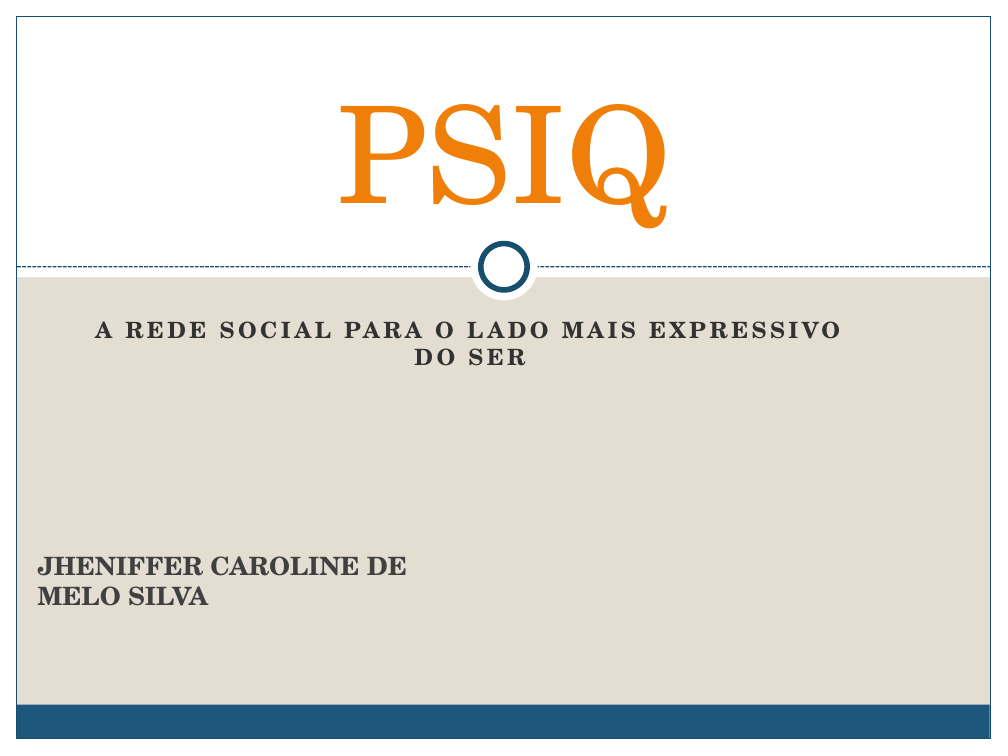
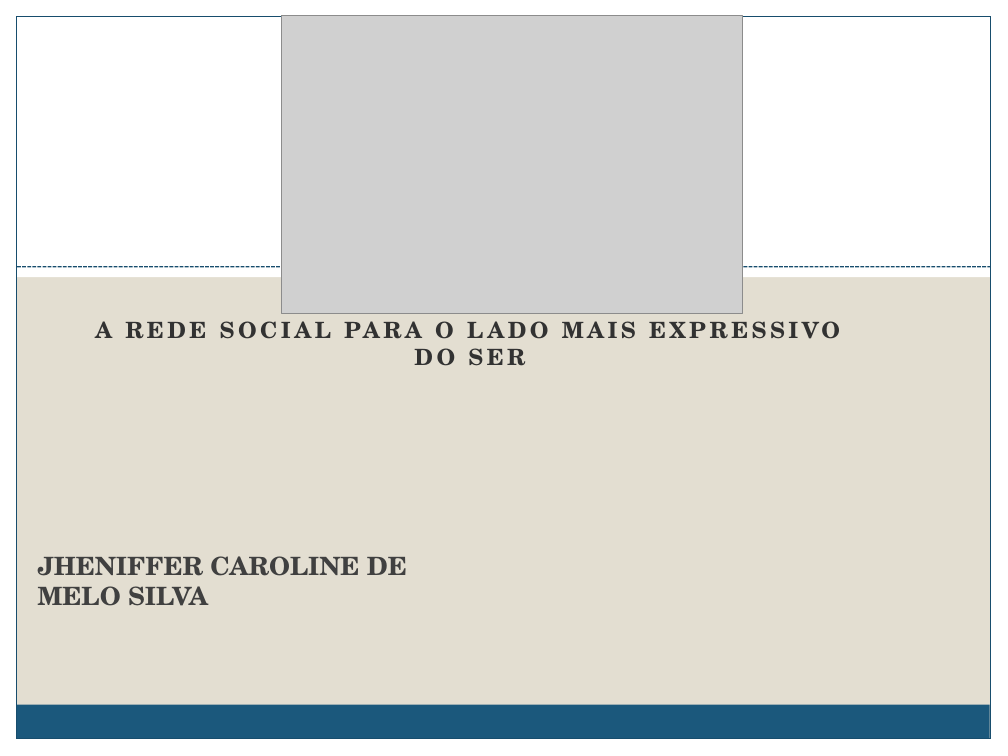
Before and after one commit to jhenitmj/PSIQ, a slide deck: slide 1 of DocumentoPSIQ/PSIQ.pptx. Drawn at 1008x756 pixels with LibreOffice and Linux fonts; fonts in the diff are those of the drawing; grey boxes stand for pictures. Boxes give left, top, right and bottom in pixels: in the first picture for what was removed or moved away, otherwise in the second. Text is boxed around its words. In the diff, an @@ line names an element or a change of style, - is before the commit and + after.

Commit message:
slides

```diff
--- a/DocumentoPSIQ/PSIQ.pptx
+++ b/DocumentoPSIQ/PSIQ.pptx
@@ picture added at [282, 15, 743, 313] @@
@@ title removed at [337, 104, 671, 242] @@
-PSIQ
@@ ellipse removed at [471, 233, 538, 300] @@
@@ ellipse removed at [481, 244, 527, 290] @@
```
Also in this commit, not shown: 8 other slides changed, 3 slides added, 3 slides removed.
